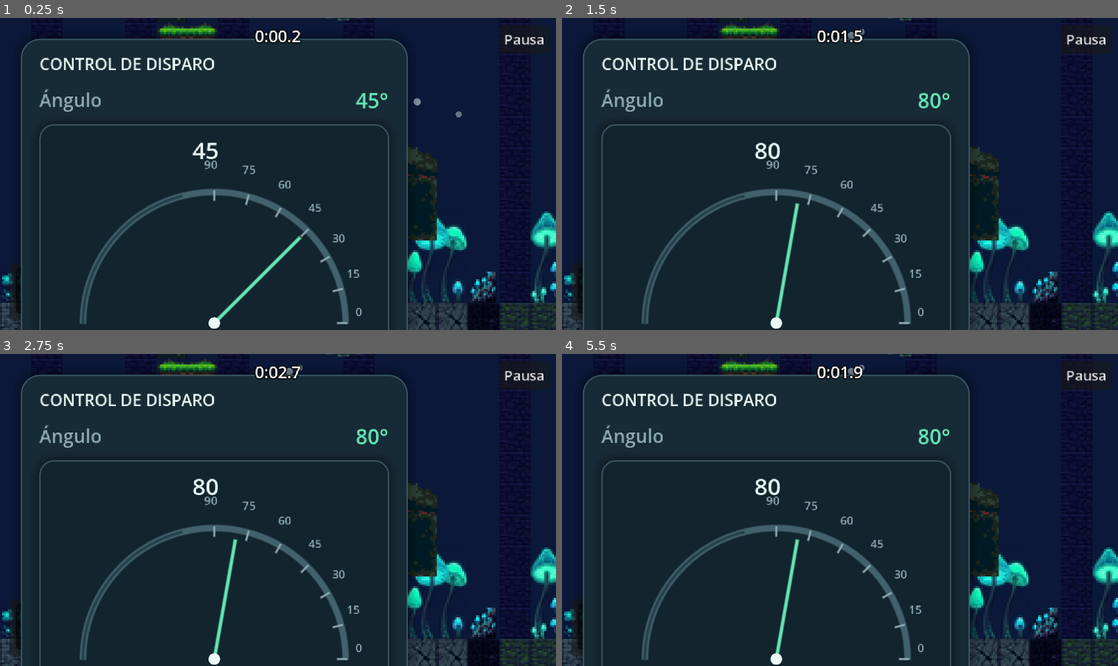
Above: before the commit, frames 1-4 (two rows, left to right).
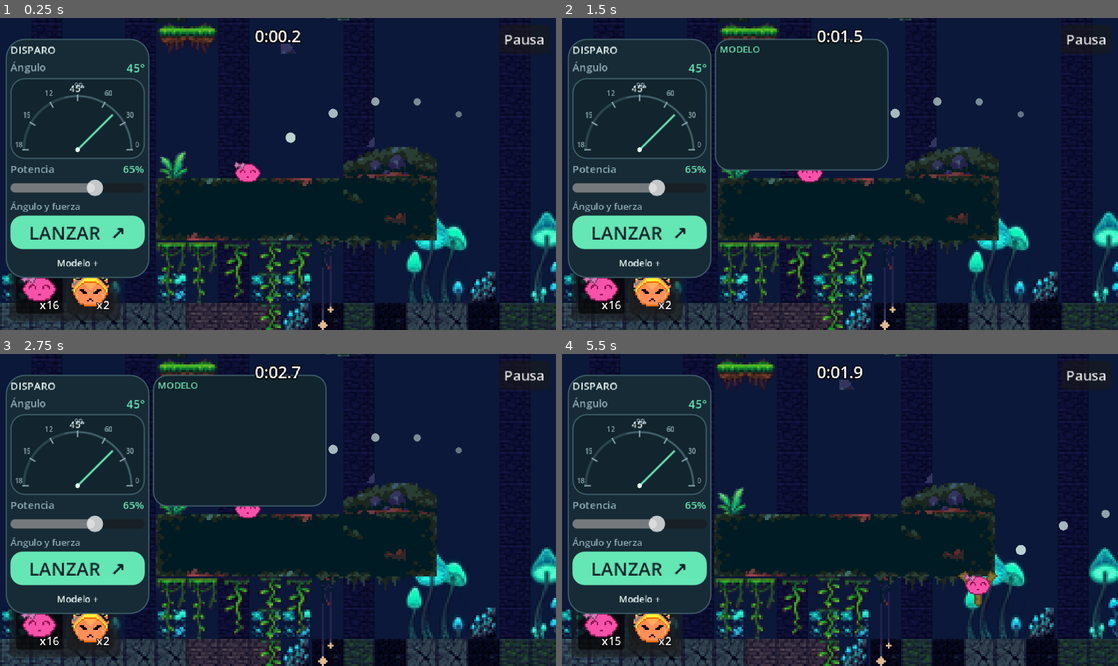
Above: after the commit, the same moments.

Repository: Navarro0k/Slimeterra
Game: Godot game, scene res://Scenes/Levels/jungleLevel.tscn
Two runs of this game, one before a commit and one after it. Both use one fixed random seed, a clock stepped at 60 frames per second and the inputs below.
Inputs (mouse positions are in pixels of both pictures, inside the frame that each line leads up to):
- Up to frame 1 (0.25 s): no input
- Up to frame 2 (1.5 s): click (639, 264) at 0.5 s, where only the run after the commit has a clickable "Modelo +"; click "x16" at 1.25 s
- Up to frame 3 (2.75 s): click "x2" at 2 s
- Up to frame 4 (5.5 s): click "Pausa" at 2.75 s; click "Reiniciar" at 3.5 s; click (639, 569) at 4.25 s, where only the run after the commit has a clickable "LANZAR ↗"; click (600, 625) at 5 s, where only the run after the commit has a clickable "x15"

The runs differ from the first frame. In frame 1, 21% of the frame differs, in the area x 1-75%, y 6-100%; in frame 2, 19%; in frame 3, 19%; in frame 4, 25%, in the area x 0-100%, y 0-100%.

Commit message:
fix compass hud

Diff:
--- a/Scripts/shot_dial.gd
+++ b/Scripts/shot_dial.gd
@@ -3,9 +3,9 @@
 
 signal angle_changed(value: float)
 
-@export_range(5.0, 80.0, 1.0) var min_angle: float = 5.0
-@export_range(5.0, 85.0, 1.0) var max_angle: float = 80.0
-@export_range(5.0, 80.0, 1.0) var angle: float = 45.0:
+@export_range(0.0, 180.0, 1.0) var min_angle: float = 0.0
+@export_range(0.0, 180.0, 1.0) var max_angle: float = 180.0
+@export_range(0.0, 180.0, 1.0) var angle: float = 45.0:
 	set(value):
 		angle = clampf(value, min_angle, max_angle)
 		queue_redraw()
@@ -17,7 +17,7 @@
 const MUTED := Color("#8EABB5")
 
 func _ready() -> void:
-	custom_minimum_size = Vector2(270, 175)
+	custom_minimum_size = Vector2(108, 64)
 	mouse_filter = Control.MOUSE_FILTER_STOP
 	queue_redraw()
 
@@ -32,7 +32,7 @@
 		accept_event()
 
 func _actualizar_desde_punto(punto: Vector2) -> void:
-	var centro := Vector2(size.x * 0.5, size.y - 15.0)
+	var centro := Vector2(size.x * 0.5, size.y - 5.0)
 	var delta := punto - centro
 	if delta.length() < 8.0:
 		return
@@ -42,20 +42,20 @@
 		angle_changed.emit(angle)
 
 func _draw() -> void:
-	var centro := Vector2(size.x * 0.5, size.y - 15.0)
-	var radio: float = minf(size.x * 0.42, size.y - 25.0)
-	draw_arc(centro, radio, PI, TAU, 48, RING, 5.0, true)
-	draw_arc(centro, radio, PI, PI + PI * 0.42, 24, Color("#263F49"), 2.0, true)
-	for grados in range(0, 91, 15):
+	var centro := Vector2(size.x * 0.5, size.y - 5.0)
+	var radio: float = minf(size.x * 0.43, size.y - 17.0)
+	draw_arc(centro, radio, PI, TAU, 48, RING, 1.5, true)
+	draw_arc(centro, radio, PI, PI + PI * 0.42, 24, Color("#263F49"), 1.0, true)
+	for grados in range(0, 181, 30):
 		var theta := deg_to_rad(float(grados))
 		var direccion := Vector2(cos(theta), -sin(theta))
-		var p1 := centro + direccion * (radio - 7.0)
+		var p1 := centro + direccion * (radio - 4.0)
 		var p2 := centro + direccion * (radio + 1.0)
-		draw_line(p1, p2, MUTED, 1.5, true)
-		var etiqueta_pos := centro + direccion * (radio + 14.0) - Vector2(9, 6)
-		draw_string(ThemeDB.fallback_font, etiqueta_pos, str(grados), HORIZONTAL_ALIGNMENT_CENTER, 13, 10, MUTED)
+		draw_line(p1, p2, MUTED, 1.0, true)
+		var etiqueta_pos := centro + direccion * (radio + 5.0) - Vector2(4, 2)
+		draw_string(ThemeDB.fallback_font, etiqueta_pos, str(grados), HORIZONTAL_ALIGNMENT_CENTER, 9, 6, MUTED)
 	var theta_aguja := deg_to_rad(angle)
 	var direccion_aguja := Vector2(cos(theta_aguja), -sin(theta_aguja))
-	draw_line(centro, centro + direccion_aguja * (radio - 9.0), ACCENT, 3.0, true)
-	draw_circle(centro, 5.0, TEXT_COLOR)
-	draw_string(ThemeDB.fallback_font, Vector2(centro.x - 20.0, 18.0), "%d°" % roundi(angle), HORIZONTAL_ALIGNMENT_CENTER, 25, 20, TEXT_COLOR)
+	draw_line(centro, centro + direccion_aguja * (radio - 4.0), ACCENT, 1.5, true)
+	draw_circle(centro, 2.0, TEXT_COLOR)
+	draw_string(ThemeDB.fallback_font, Vector2(centro.x - 10.0, 9.0), "%d°" % roundi(angle), HORIZONTAL_ALIGNMENT_CENTER, 20, 8, TEXT_COLOR)
--- a/Scripts/shot_hud.gd
+++ b/Scripts/shot_hud.gd
@@ -34,12 +34,12 @@
 	estilo.border_color = BORDER
 	estilo.set_border_width_all(1)
 	estilo.set_corner_radius_all(radius)
-	estilo.content_margin_left = 16
-	estilo.content_margin_right = 16
-	estilo.content_margin_top = 12
-	estilo.content_margin_bottom = 12
+	estilo.content_margin_left = 4
+	estilo.content_margin_right = 4
+	estilo.content_margin_top = 3
+	estilo.content_margin_bottom = 3
 	estilo.shadow_color = Color(0, 0, 0, 0.25)
-	estilo.shadow_size = 8
+	estilo.shadow_size = 0
 	return estilo
 
 func _construir_interfaz() -> void:
@@ -52,19 +52,19 @@
 	var panel := PanelContainer.new()
 	panel.name = "AimPanel"
 	panel.add_theme_stylebox_override("panel", _panel_style(BG))
-	panel.position = Vector2(18, 18)
-	panel.custom_minimum_size = Vector2(300, 0)
-	panel.size = Vector2(300, 0)
+	panel.position = Vector2(5, 18)
+	panel.custom_minimum_size = Vector2(118, 0)
+	panel.size = Vector2(118, 0)
 	root.add_child(panel)
 
 	var columna := VBoxContainer.new()
-	columna.add_theme_constant_override("separation", 8)
+	columna.add_theme_constant_override("separation", 2)
 	panel.add_child(columna)
 
 	var titulo := Label.new()
-	titulo.text = "CONTROL DE DISPARO"
+	titulo.text = "DISPARO"
 	titulo.add_theme_color_override("font_color", FG)
-	titulo.add_theme_font_size_override("font_size", 14)
+	titulo.add_theme_font_size_override("font_size", 9)
 	columna.add_child(titulo)
 
 	var fila_angulo := HBoxContainer.new()
@@ -73,15 +73,16 @@
 	lbl.text = "Ángulo"
 	lbl.size_flags_horizontal = Control.SIZE_EXPAND_FILL
 	lbl.add_theme_color_override("font_color", MUTED)
+	lbl.add_theme_font_size_override("font_size", 9)
 	fila_angulo.add_child(lbl)
 	_angle_label = Label.new()
 	_angle_label.add_theme_color_override("font_color", ACCENT)
-	_angle_label.add_theme_font_size_override("font_size", 18)
+	_angle_label.add_theme_font_size_override("font_size", 10)
 	fila_angulo.add_child(_angle_label)
 
 	var dial_frame := PanelContainer.new()
 	dial_frame.add_theme_stylebox_override("panel", _panel_style(BG_DARK, 12))
-	dial_frame.custom_minimum_size = Vector2(270, 175)
+	dial_frame.custom_minimum_size = Vector2(108, 64)
 	columna.add_child(dial_frame)
 	_angle_dial = preload("res://Scripts/shot_dial.gd").new()
 	_angle_dial.name = "AngleDial"
@@ -94,9 +95,11 @@
 	lbl_potencia.text = "Potencia"
 	lbl_potencia.size_flags_horizontal = Control.SIZE_EXPAND_FILL
 	lbl_potencia.add_theme_color_override("font_color", MUTED)
+	lbl_potencia.add_theme_font_size_override("font_size", 9)
 	fila_potencia.add_child(lbl_potencia)
 	_power_label = Label.new()
 	_power_label.add_theme_color_override("font_color", ACCENT)
+	_power_label.add_theme_font_size_override("font_size", 9)
 	fila_potencia.add_child(_power_label)
 
 	_power_slider = HSlider.new()
@@ -104,21 +107,21 @@
 	_power_slider.max_value = 100
 	_power_slider.step = 1
 	_power_slider.value = power_percent
-	_power_slider.custom_minimum_size.y = 24
+	_power_slider.custom_minimum_size.y = 10
 	_power_slider.size_flags_horizontal = Control.SIZE_EXPAND_FILL
 	_power_slider.value_changed.connect(_on_power_changed)
 	columna.add_child(_power_slider)
 
 	var nota := Label.new()
-	nota.text = "Ajusta el ángulo y la fuerza antes de lanzar."
+	nota.text = "Ángulo y fuerza"
 	nota.autowrap_mode = TextServer.AUTOWRAP_WORD_SMART
 	nota.add_theme_color_override("font_color", MUTED)
-	nota.add_theme_font_size_override("font_size", 11)
+	nota.add_theme_font_size_override("font_size", 8)
 	columna.add_child(nota)
 
 	_launch_button = Button.new()
 	_launch_button.text = "LANZAR  ↗"
-	_launch_button.custom_minimum_size.y = 42
+	_launch_button.custom_minimum_size.y = 20
 	_launch_button.add_theme_color_override("font_color", Color("#10272A"))
 	_launch_button.add_theme_stylebox_override("normal", _button_style(ACCENT))
 	_launch_button.add_theme_stylebox_override("hover", _button_style(Color("#8AF3CD")))
@@ -127,29 +130,33 @@
 	columna.add_child(_launch_button)
 
 	var math_button := Button.new()
-	math_button.text = "Ver modelo matemático  ⌄"
+	math_button.text = "Modelo +"
 	math_button.flat = true
 	math_button.add_theme_color_override("font_color", FG)
+	math_button.add_theme_font_size_override("font_size", 8)
 	math_button.pressed.connect(_toggle_math)
 	columna.add_child(math_button)
 
 	_math_panel = PanelContainer.new()
 	_math_panel.name = "MathPanel"
-	_math_panel.position = Vector2(330, 18)
-	_math_panel.custom_minimum_size = Vector2(300, 0)
+	_math_panel.position = Vector2(132, 18)
+	_math_panel.custom_minimum_size = Vector2(150, 0)
 	_math_panel.add_theme_stylebox_override("panel", _panel_style(BG_DARK, 12))
 	root.add_child(_math_panel)
 	var math_col := VBoxContainer.new()
 	_math_panel.add_child(math_col)
 	var math_title := Label.new()
-	math_title.text = "MODELO DEL DISPARO"
+	math_title.text = "MODELO"
+	math_title.add_theme_font_size_override("font_size", 8)
 	math_title.add_theme_color_override("font_color", ACCENT)
 	math_col.add_child(math_title)
 	_math_label = RichTextLabel.new()
-	_math_label.fit_content = true
+	_math_label.fit_content = false
 	_math_label.bbcode_enabled = true
-	_math_label.scroll_active = false
-	_math_label.custom_minimum_size = Vector2(270, 150)
+	_math_label.scroll_active = true
+	_math_label.custom_minimum_size = Vector2(140, 92)
+	_math_label.add_theme_font_size_override("normal_font_size", 7)
+	_math_label.add_theme_font_size_override("bold_font_size", 7)
 	_math_label.add_theme_color_override("default_color", FG)
 	math_col.add_child(_math_label)
 	_math_panel.visible = false
@@ -192,24 +199,22 @@
 	var theta := deg_to_rad(angle_degrees)
 	var vx := velocity_initial.x
 	var vy := velocity_initial.y
-	var texto := "[b]Condiciones iniciales[/b]\n"
-	texto += "θ = %.1f°     potencia = %.0f%%\n" % [angle_degrees, power_percent]
-	texto += "x₀ = %.1f px, y₀ = %.1f px\n" % [position_initial.x, position_initial.y]
-	texto += "v₀ = %.1f px/s\nvₓ = %.1f, vᵧ = %.1f px/s\n\n" % [speed, vx, vy]
+	var texto := "[b]Datos[/b]\n"
+	texto += "θ: %.0f°  P: %.0f%%\n" % [angle_degrees, power_percent]
+	texto += "v₀: %.1f px/s\n" % speed
+	texto += "vₓ: %.1f  vᵧ: %.1f\n" % [vx, vy]
+	texto += "g: %.1f  k: %.3f\n\n" % [gravity, damping]
 	if absf(damping) < 0.00001:
-		texto += "[b]Movimiento parabólico (k = 0)[/b]\n"
-		texto += "x(t) = x₀ + vₓ·t\n"
-		texto += "y(t) = y₀ + vᵧ·t + ½·g·t²\n"
-		texto += "y(x) = y₀ + (vᵧ/vₓ)(x−x₀)\n"
-		texto += "       + g(x−x₀)²/(2vₓ²)\n\n"
-		texto += "[color=#8EABB5]La Y positiva apunta hacia abajo en Godot.[/color]\n"
+		texto += "[b]Parábola[/b]\n"
+		texto += "x = x₀ + vₓ·t\n"
+		texto += "y = y₀ + vᵧ·t + ½gt²\n"
+		texto += "y positiva hacia abajo.\n"
 	else:
-		texto += "[b]Modelo con amortiguamiento[/b]\n"
-		texto += "dx/dt = vₓ     dy/dt = vᵧ\n"
+		texto += "[b]Con rozamiento[/b]\n"
+		texto += "dx/dt = vₓ\n"
+		texto += "dy/dt = vᵧ\n"
 		texto += "dv/dt = (0,g) − k·v\n"
-		texto += "Integración numérica: Runge–Kutta 4.\n\n"
-		texto += "[color=#8EABB5]Con k ≠ 0, la trayectoria no es una parábola exacta.[/color]\n"
-	texto += "\n[b]Parámetros físicos[/b]\ng = %.2f px/s², k = %.4f s⁻¹" % [gravity, damping]
+		texto += "Método RK4.\n"
 	_math_label.text = texto
 
 func _actualizar_lecturas() -> void:
--- a/Scripts/slingshoot.gd
+++ b/Scripts/slingshoot.gd
@@ -118,7 +118,7 @@
 	return _indice
 
 func actualizar_aim(angulo: float, potencia: float) -> void:
-	angulo_objetivo = clampf(angulo, 5.0, 80.0)
+	angulo_objetivo = clampf(angulo, 0.0, 180.0)
 	potencia_objetivo = clampf(potencia, 0.0, 100.0)
 	queue_redraw()
 
@@ -146,7 +146,8 @@
 	if is_instance_valid(_hud):
 		var gravedad: float = float(ProjectSettings.get_setting("physics/2d/default_gravity", 980.0))
 		var k: float = float(ProjectSettings.get_setting("physics/2d/default_linear_damp", 0.0))
-		var velocidad := Vector2(cos(deg_to_rad(angulo)), -sin(deg_to_rad(angulo))) * max_stretch * potencia / 100.0 * multiplicador_fuerza
+		var theta := deg_to_rad(angulo_objetivo + angulo_desvio_grados)
+		var velocidad := Vector2(cos(theta), -sin(theta)) * max_stretch * potencia_objetivo / 100.0 * multiplicador_fuerza
 		_hud.set_model_values(holder.global_position, velocidad, gravedad, k)
 
 func _cargar_nuevo_slime() -> void:
@@ -257,7 +258,7 @@
 		_hud.set_launch_enabled(is_instance_valid(slime_actual) and not _esperando_turno)
 		var g: float = float(ProjectSettings.get_setting("physics/2d/default_gravity", 980.0))
 		var k: float = float(ProjectSettings.get_setting("physics/2d/default_linear_damp", 0.0))
-		var theta := deg_to_rad(angulo_objetivo)
+		var theta := deg_to_rad(angulo_objetivo + angulo_desvio_grados)
 		var velocidad := Vector2(cos(theta), -sin(theta)) * max_stretch * potencia_objetivo / 100.0 * multiplicador_fuerza
 		_hud.set_model_values(holder.global_position, velocidad, g, k)
 	queue_redraw()
